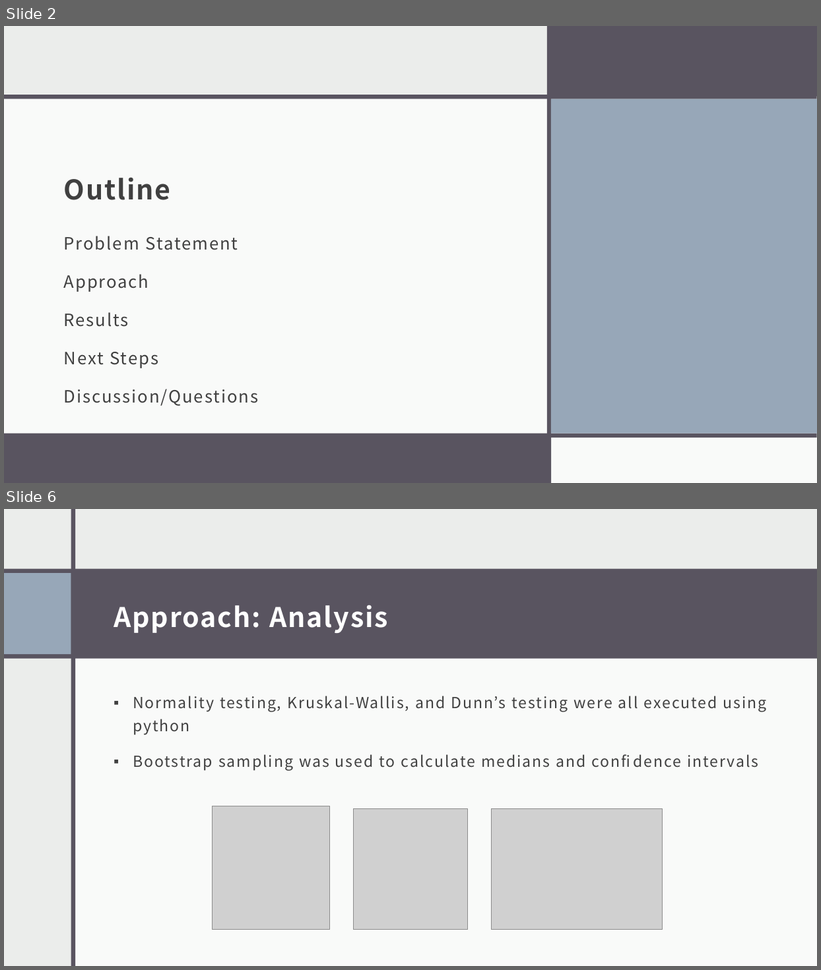
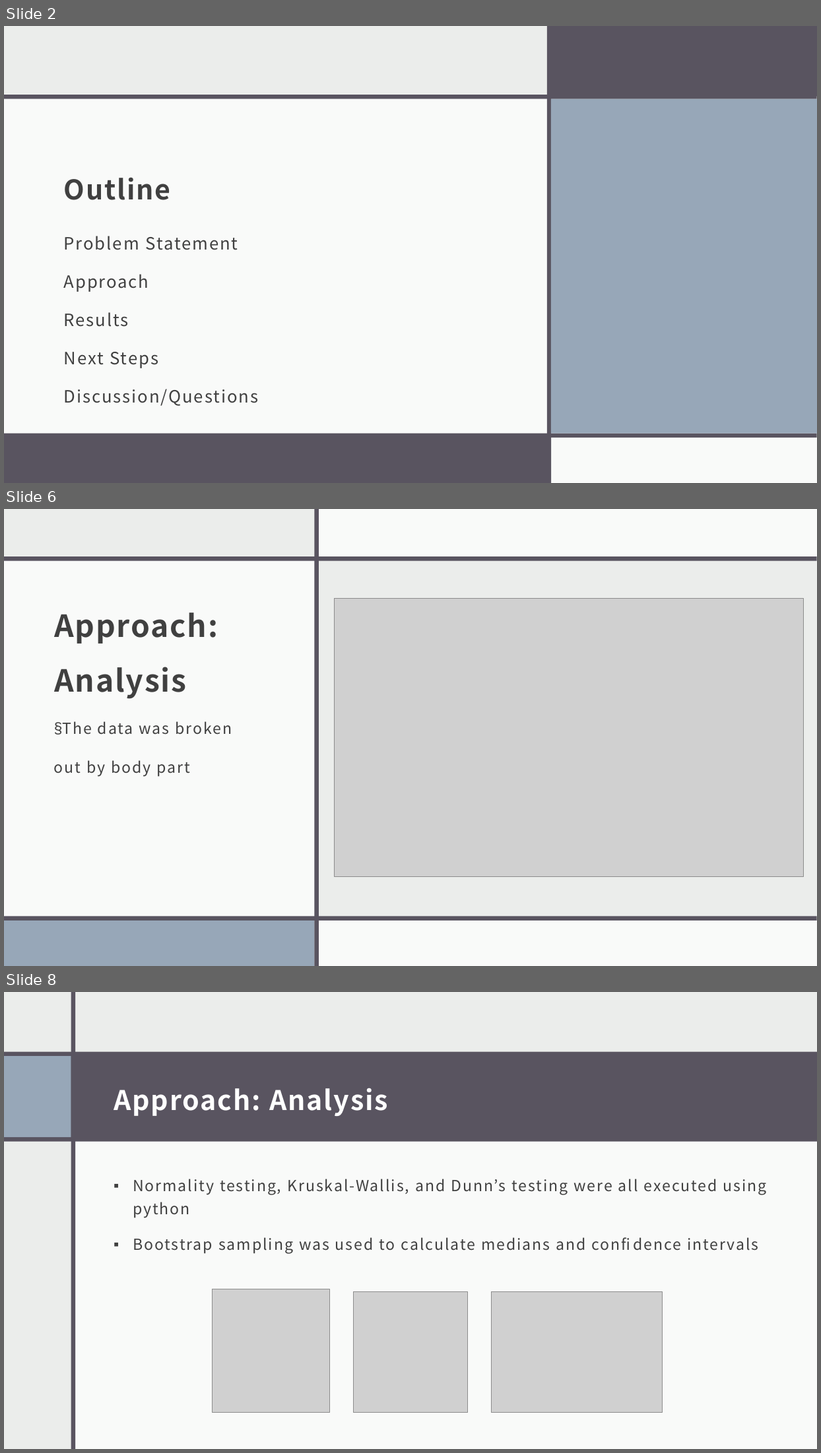
Before and after one commit to stevenlray/datascience_braces, a slide deck: Business Presentation.pptx. Shown one above the other, each under a label of ours: slides 2 and 6 before the commit, slides 2, 6 and 8 after it; the slides between them are not shown. The pictures are 821x970 and 821x1453 pixels, drawn with LibreOffice and Linux fonts; fonts in the diff are those of the drawing; grey boxes stand for pictures. Boxes give left, top, right and bottom in pixels: in the first picture for what was removed or moved away, otherwise in the second. Text is boxed around its words. In the diff, an @@ line names an element or a change of style, - is before the commit and + after.

```diff
--- a/Business Presentation.pptx
+++ b/Business Presentation.pptx
@@ slide 6 added at box(4, 509, 817, 966), background #EBEDEB; not listed: 6 template elements that a slide beside it also shows @@
@@ rectangle added at box(4, 509, 817, 966), fill #EBEDEB @@
@@ rectangle added at box(314, 509, 318, 966), fill #595460 @@
@@ rectangle added at box(314, 509, 319, 966), fill #595460 @@
@@ rectangle added at box(316, 509, 817, 560), fill #FFFFFF at 75% opacity @@
@@ rectangle added at box(319, 509, 817, 966), fill #FFFFFF at 75% opacity @@
@@ rectangle added at box(4, 560, 314, 919), fill #FFFFFF at 75% opacity @@
@@ rectangle added at box(4, 557, 817, 561), fill #595460 @@
@@ picture added at box(335, 598, 804, 877) @@
@@ title added at box(54, 613, 218, 699), 36 pt, text #404040, bold @@
+Approach: Analysis
@@ text added at box(54, 722, 232, 776), 18 pt, text #404040 @@
+§ The data was broken
+out by body part
@@ rectangle added at box(4, 919, 314, 966), fill #97A7B8 @@
@@ rectangle added at box(4, 916, 817, 921), fill #595460 @@
@@ rectangle added at box(319, 920, 817, 966), fill #FFFFFF at 75% opacity @@
@@ what was slide 6 is now slide 8 @@
```
Also in this commit, not shown: 5 slides changed, 2 other slides added.
